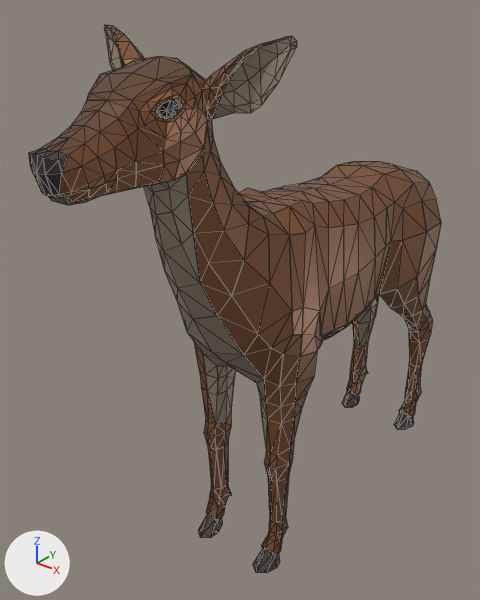
Two versions of the Blender file assets/blend/deer.blend, one commit apart.
The view is the same before and after, from a 50 mm camera at (2.75, -4.62, 4.53) aimed at (-0.31, -0.79, 2.15). Arrows for +X, +Y and +Z are at lower left; the lights stay in place. The older version comes first. Mesh edges are drawn as thin lines.

Script lines for the objects in view, before the commit:
```python
me_deer = bpy.data.meshes.new('Deer')
me_deer.from_pydata(...)  # 4276 vertices, 2096 faces; spans x -0.0073..0.0073, y -0.0426..0.0001, z -0.0276..0.0164
# faces by material slot: [404, 1310, 76, 178, 80, 44, 4]
me_deer.materials.append(mat_main_light)
me_deer.materials.append(mat_main)
me_deer.materials.append(mat_main_dark)
me_deer.materials.append(mat_hooves)
me_deer.materials.append(mat_eye_lighter)
me_deer.materials.append(mat_eye_black)
me_deer.materials.append(mat_eye_white)
ob_deer = bpy.data.objects.new('Deer', me_deer)
ob_deer.location = (0.0, 0.0, 0.0)
ob_deer.rotation_euler = (-1.571, 0.0, 0.0)  # degrees (-90, 0, 0)
ob_deer.scale = (100.0, 100.0, 100.0)
```
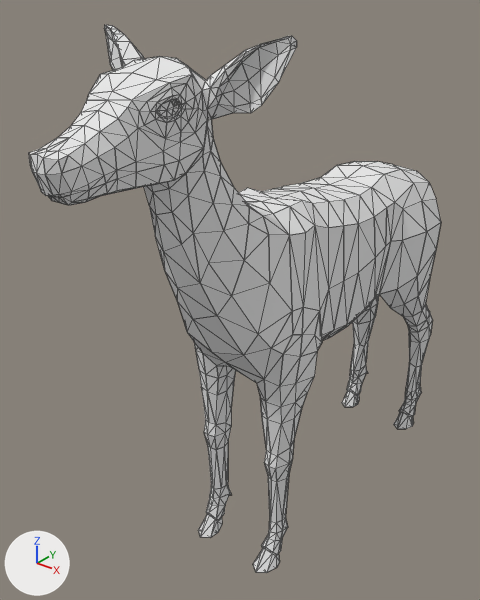
Boxes (x1, y1, x2, y2) around the edits, measured in the pictures (480 x 600 px):
part 1 of me_deer, recoloured: (48, 25, 411, 446) in both
part 2 of me_deer, recoloured (brown to grey): (59, 25, 441, 556) in both
part 3 of me_deer, recoloured (brown to white): (40, 56, 192, 155) in both
part 4 of me_deer, recoloured: (29, 148, 413, 573) in both
part 5 of me_deer, recoloured (brown to grey): (139, 83, 195, 139) in both
part 6 of me_deer, recoloured: (157, 100, 179, 117) in both

The change, as a diff of the scene's bpy script:
```diff
--- a/assets/blend/deer.blend.py
+++ b/assets/blend/deer.blend.py
@@ mat_deer_vc @@
+mat_deer_vc = bpy.data.materials.new('deer_VC')
+mat_deer_vc.use_nodes = True; mat_deer_vc.node_tree.nodes.clear()
+_N = mat_deer_vc.node_tree.nodes; _L = mat_deer_vc.node_tree.links
+n0 = _N.new('ShaderNodeBsdfPrincipled'); n0.name = 'Principled BSDF'
+n0.inputs[2].default_value = 0.9  # 'Roughness'
+n1 = _N.new('ShaderNodeOutputMaterial'); n1.name = 'Material Output'
+n2 = _N.new('ShaderNodeVertexColor'); n2.name = 'Color Attribute'
+n2.layer_name = 'Col'
+_L.new(n0.outputs[0], n1.inputs[0])  # 'BSDF' to 'Surface'
+_L.new(n2.outputs[0], n0.inputs[0])  # 'Color' to 'Base Color'
@@ me_deer @@
 me_deer.from_pydata(...)  # 4276 vertices, 2096 faces; spans x -0.0073..0.0073, y -0.0426..0.0001, z -0.0276..0.0164
 # used by ob_deer; location = (0.0, 0.0, 0.0); rotation_euler = (-1.571, 0.0, 0.0), in degrees (-90, 0, 0); scale = (100.0, 100.0, 100.0)
-me_deer.materials.append(mat_eye_white)
+# me_deer part 1: all 404 faces that had it switch from mat_main_light to mat_deer_vc
+# me_deer part 2: all 1310 faces that had it switch from mat_main to mat_deer_vc
+# me_deer part 3: all 76 faces that had it switch from mat_main_dark to mat_deer_vc
+# me_deer part 4: all 178 faces that had it switch from mat_hooves to mat_deer_vc
+# me_deer part 5: all 80 faces that had it switch from mat_eye_lighter to mat_deer_vc
+# me_deer part 6: all 44 faces that had it switch from mat_eye_black to mat_deer_vc
+# me_deer part 7: vertex colours changed
```
